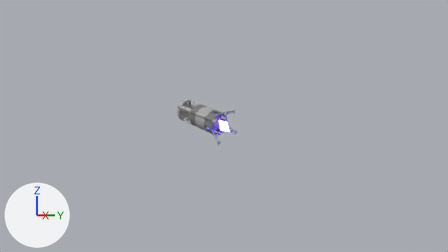
A saved change to the Blender file Machine Learning/PhysicsDriver/PhysicsSolver.blend.
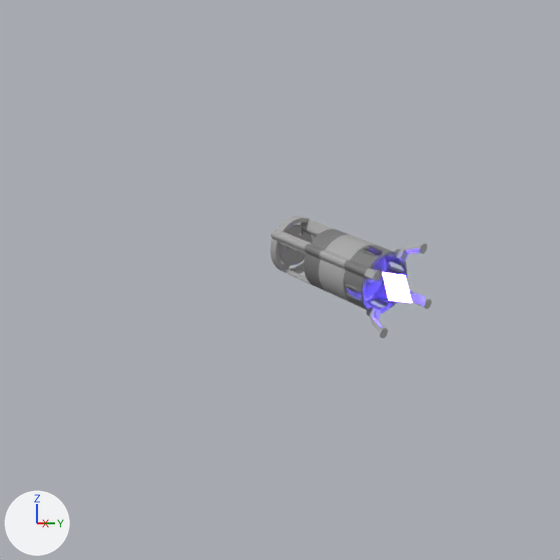
Each version appears first from the file's camera 'debugCam', and next in a close-up on the part from 17% to 63% of the width and 8% to 90% of the height. The axes (+X, +Y, +Z) are drawn at lower left. The lights are the same throughout.

Objects in the first close-up: 'rocket', 'thrust'.
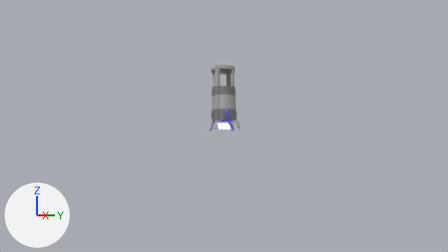
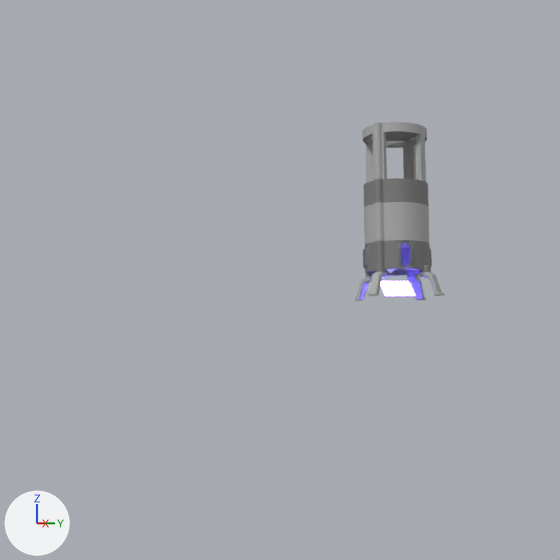
Patch to the scene script:
```diff
--- a/Machine Learning/PhysicsDriver/PhysicsSolver.blend.py
+++ b/Machine Learning/PhysicsDriver/PhysicsSolver.blend.py
@@ ob_rocket @@
 ob_rocket.location = (0.0, 0.0, 99.99)
-ob_rocket.rotation_euler = (-1.229, -0.44, 1.927)  # degrees (-70, -25, 110)
+ob_rocket.rotation_euler = (0.0858, 0.0, 4.608)  # degrees (4.9, 0, 264)
@@ ob_thrust @@
 ob_thrust.location = (0.0, 0.0, 99.99)
-ob_thrust.rotation_euler = (35.68, 12.66, 1.927)  # degrees (244, 5, 110)
-ob_thrust.scale = (1.0, 1.0, 0.0)
+ob_thrust.rotation_euler = (-0.492, 0.0, 4.608)  # degrees (-28, 0, 264)
+ob_thrust.scale = (1.0, 1.0, 0.0245)
```

Where the change shows, as pixel boxes (x1, y1, x2, y2) in the close-ups (560 x 560 px):
'rocket', turned: before (270, 216, 432, 338); after (354, 122, 445, 301)
'thrust', turned, rescaled: before (382, 272, 412, 303); after (380, 281, 416, 296)
